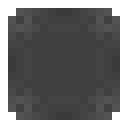
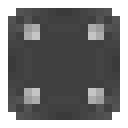
Two versions of the same layered image (128 x 128). Layer-by-layer changes:
painted on "Texture" over [24,24,104,104]
painted on "Shadow" over [32,32,96,96]
